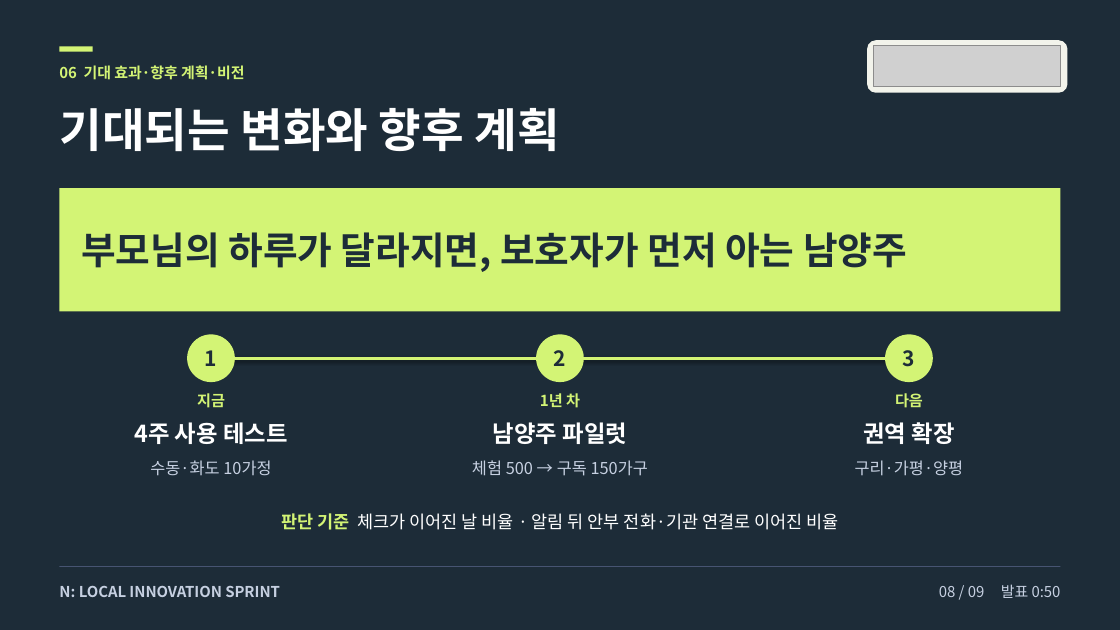
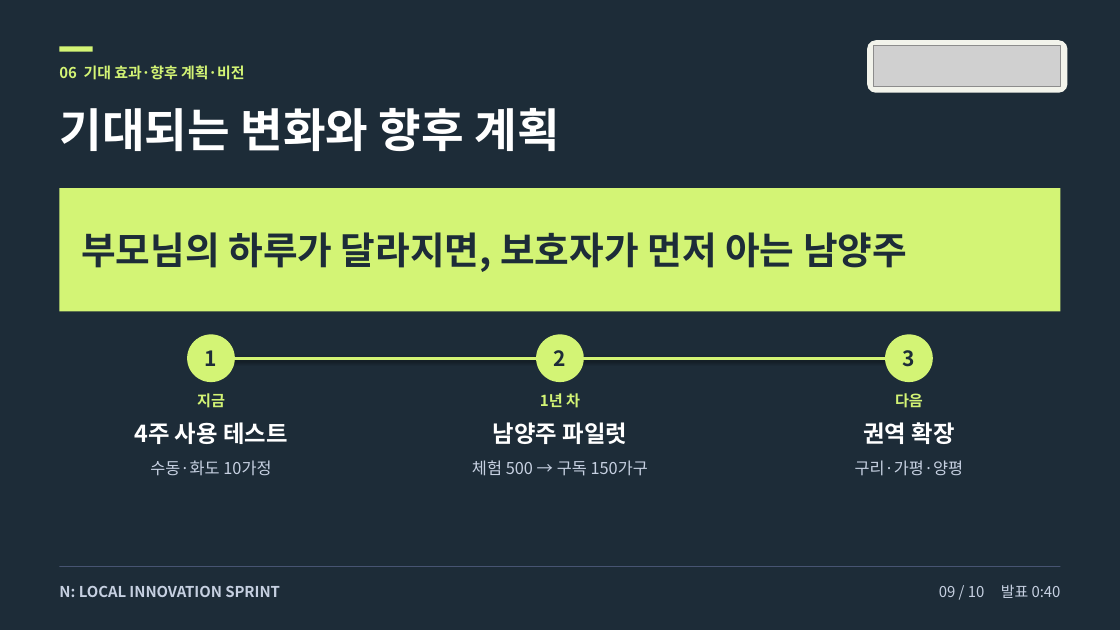
Before and after one commit to howoo101/masil, a slide deck: slide 9 of files/pitch-deck-B.pptx (slide 8 before the commit). Drawn at 1120x630 pixels with LibreOffice and Linux fonts; fonts in the diff are those of the drawing; grey boxes stand for pictures. Boxes give left, top, right and bottom in pixels: in the first picture for what was removed or moved away, otherwise in the second. Text is boxed around its words. In the diff, an @@ line names an element or a change of style, - is before the commit and + after.

```diff
--- a/files/pitch-deck-B.pptx
+++ b/files/pitch-deck-B.pptx
@@ text removed at (281, 513, 838, 530) @@
-판단 기준 체크가 이어진 날 비율 · 알림 뒤 안부 전화·기관 연결로 이어진 비율
@@ text at (939, 584, 1061, 598): text changed @@
-08 / 09 발표 0:50
+09 / 10 발표 0:40
```
Also in this commit, not shown: 8 other slides changed, 1 slide added, 1 other file.
